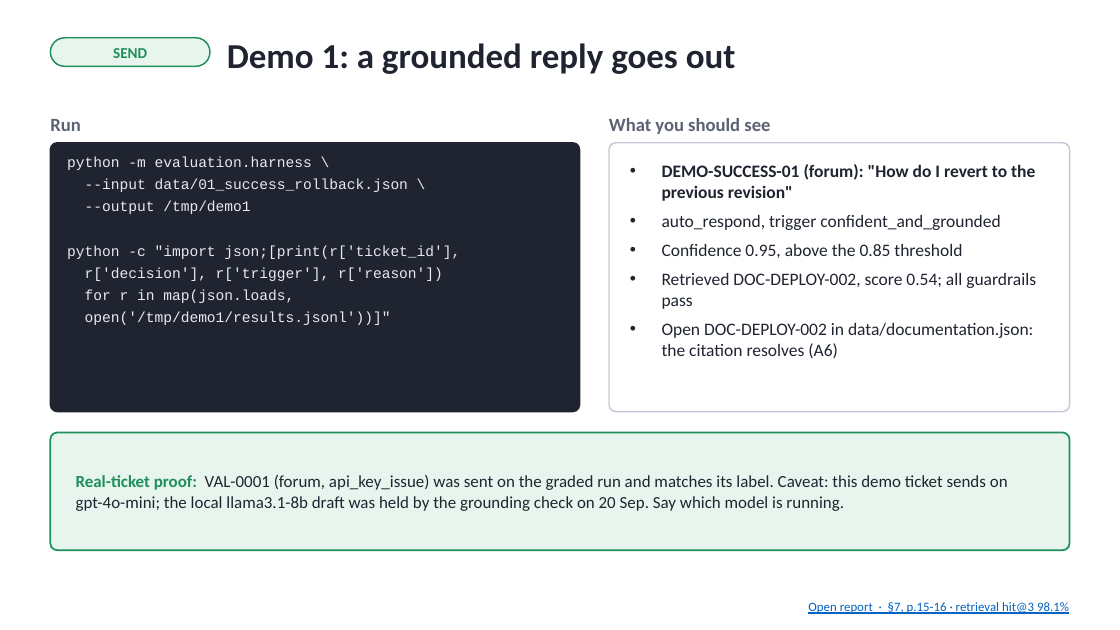
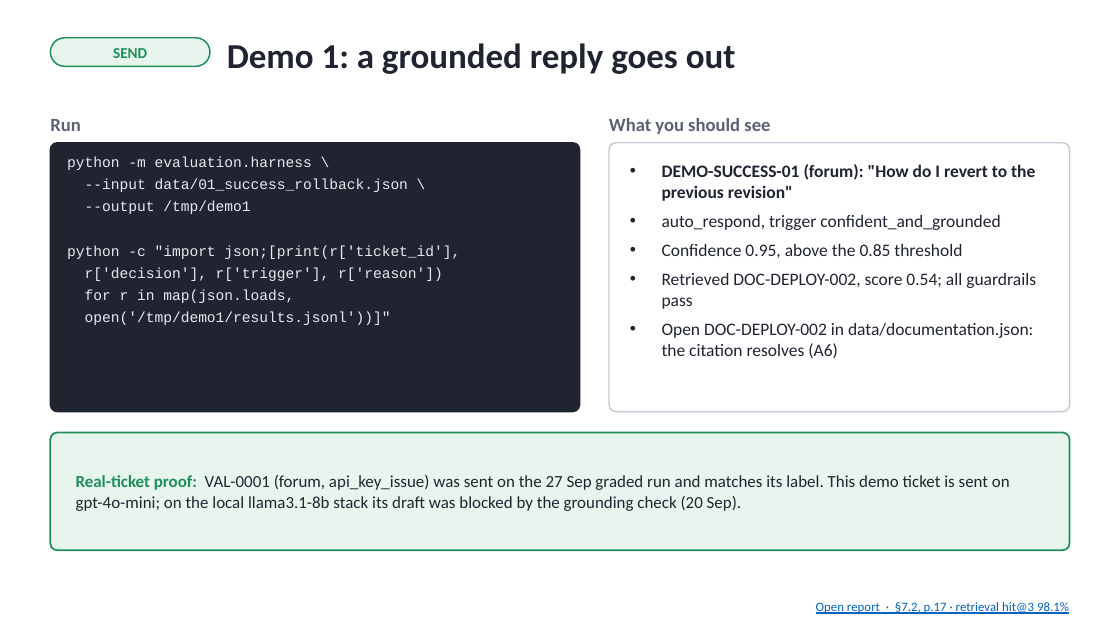
Before and after one commit to coolalok/fde-capstone, a slide deck: slide 11 of presentation/AlokKulkarni_Capstone_Presentation.pptx. Drawn at 1120x630 pixels with LibreOffice and Linux fonts; fonts in the diff are those of the drawing. Boxes give left, top, right and bottom in pixels: in the first picture for what was removed or moved away, otherwise in the second. Text is boxed around its words. In the diff, an @@ line names an element or a change of style, - is before the commit and + after.

```diff
--- a/presentation/AlokKulkarni_Capstone_Presentation.pptx
+++ b/presentation/AlokKulkarni_Capstone_Presentation.pptx
@@ text at <box>76,475,1010,511</box>: text changed @@
-Real-ticket proof: VAL-0001 (forum, api_key_issue) was sent on the graded run and matches its label. Caveat: this demo ticket sends on gpt-4o-mini; the local llama3.1-8b draft was held by the grounding check on 20 Sep. Say which model is running.
+Real-ticket proof: VAL-0001 (forum, api_key_issue) was sent on the 27 Sep graded run and matches its label. This demo ticket is sent on gpt-4o-mini; on the local llama3.1-8b stack its draft was blocked by the grounding check (20 Sep).
@@ text at <box>816,602,1069,614</box>: text changed @@
-Open report · §7, p.15-16 · retrieval hit@3 98.1%
+Open report · §7.2, p.17 · retrieval hit@3 98.1%
```
Also in this commit, not shown: 20 other slides changed, 2 slides added, 2 slides removed, 13 other files.
